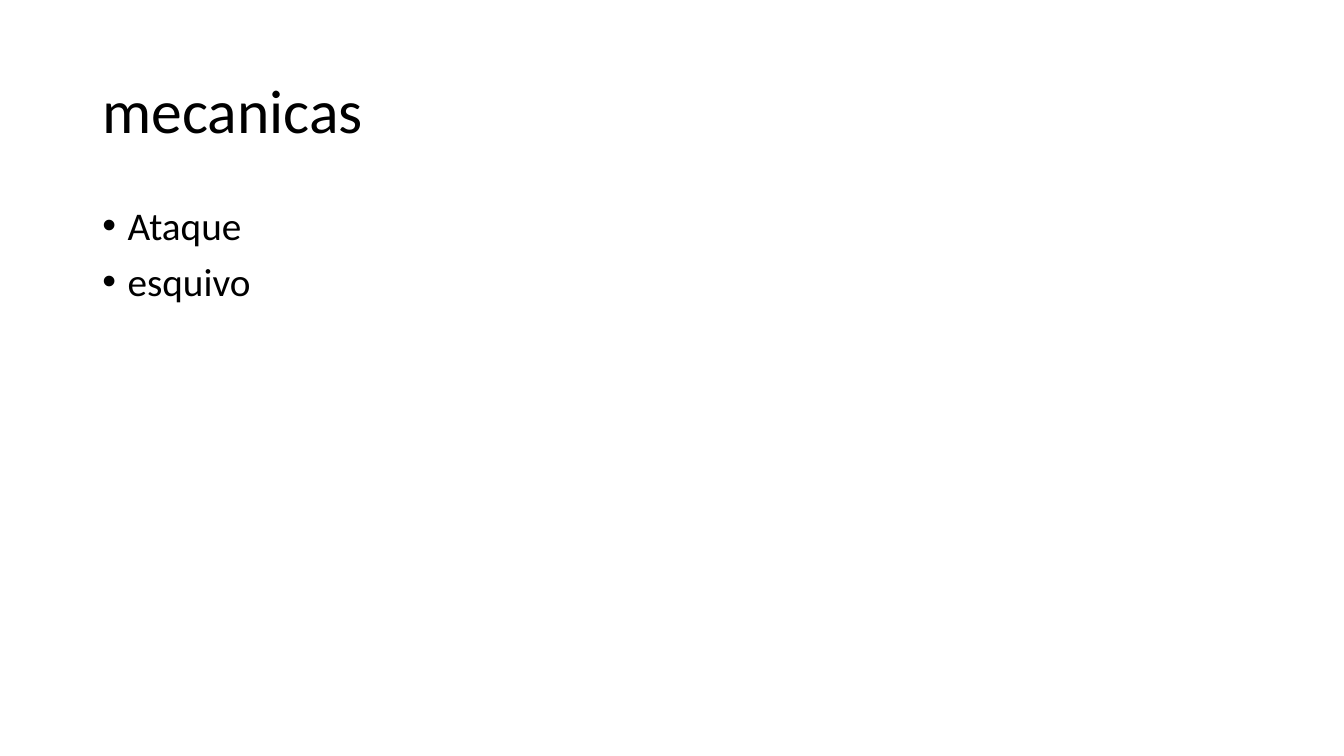
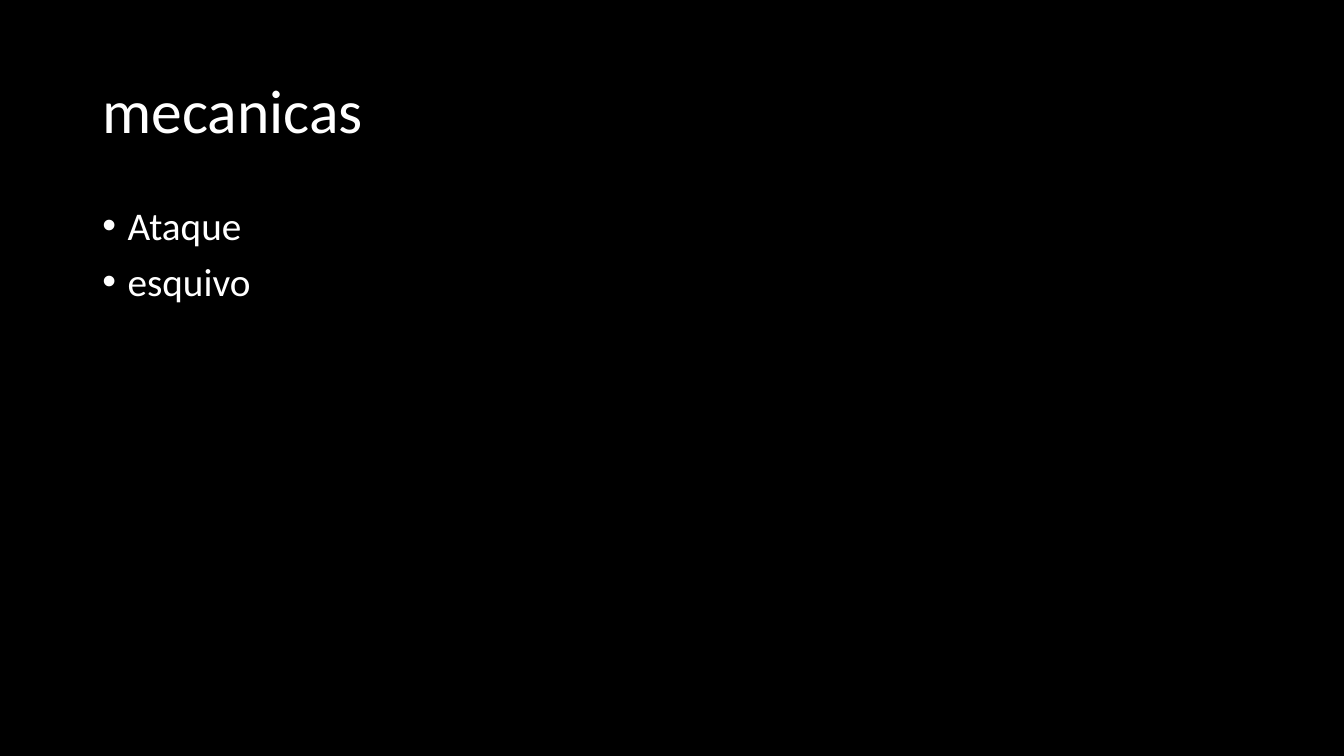
Before and after one commit to Xuppap-Inc/VerdantSorrow, a slide deck: slide 7 of Hitos/Presentacion hito 0.pptx. Drawn at 1344x756 pixels with LibreOffice and Linux fonts; fonts in the diff are those of the drawing. Boxes give left, top, right and bottom in pixels: in the first picture for what was removed or moved away, otherwise in the second. Text is boxed around its words. In the diff, an @@ line names an element or a change of style, - is before the commit and + after.

```diff
--- a/Hitos/Presentacion hito 0.pptx
+++ b/Hitos/Presentacion hito 0.pptx
@@ background #FFFFFF to #000000 @@
@@ title "mecanicas" at (102, 90, 362, 134): text colour #000000 to #FFFFFF @@
@@ text "Ataque" at (128, 215, 251, 303): text colour #000000 to #FFFFFF @@
```
Also in this commit, not shown: 7 other slides changed, 2 other files.
